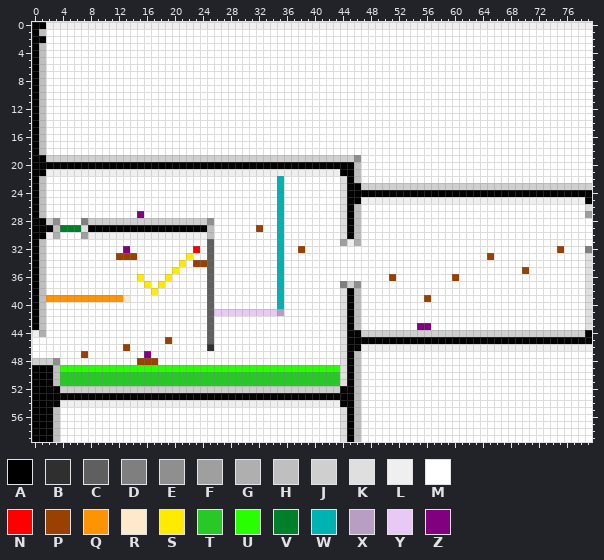
Sprite sheet -- source/level_data/layouts/level9/layer2.png. Above is the file before it was changed.
The file is 80x60 pixels.
Palette (. is transparent): A #000000  B #2f2f2f  C #5f5f5f  D #7f7f7f  E #8f8f8f  F #9f9f9f  G #afafaf  H #bfbfbf  J #cfcfcf  K #dfdfdf  L #efefef  M #ffffff  N #ff0000  P #994100  Q #ff9400  R #ffe9cc  S #ffea00  T #28c828  U #28ff00  V #00802b  W #00b3b3  X #b79ec2  Y #e8c9f6  Z #800080
Pixels before (only the part around the change), first column x 0:
24 AHMMMMMMMMMMMMMMMMM
25 AHMMMMMMMMMMMMMMMMM
26 AHMMMMMMMMMMMMMMMMM
27 AHMMMMMMMMMMMMMZMMM
28 AAJEMMMDJJJJJJJJJJJ
29 AAAHVVVKAAAAAAAAAAA
30 AALGMMMFLLLLLLLLLLL
31 AHMMMMMMMMMMMMMMMMM
32 AHMMMMMMMMMMMZMMMMM
33 AHMMMMMMMMMMPPPMMMM
34 AHMMMMMMMMMMMMMMMMM
35 AHMMMMMMMMMMMMMMMMM
36 AHMMMMMMMMMMMMMSMMM
37 AHMMMMMMMMMMMMMMSMS
38 AHMMMMMMMMMMMMMMMSM
39 AHQQQQQQQQQQQRMMMMM
40 AHMMMMMMMMMMMMMMMMM
41 AHMMMMMMMMMMMMMMMMM
42 AHMMMMMMMMMMMMMMMMM
Once edited:
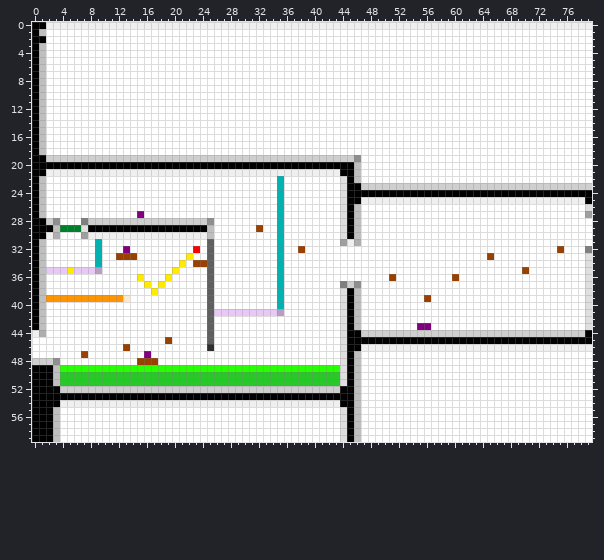
Change:
{"y":31,"x":9,"old":"M","new":"W"}
{"y":32,"x":9,"old":"M","new":"W"}
{"y":33,"x":9,"old":"M","new":"W"}
{"y":34,"x":9,"old":"M","new":"W"}
{"y":35,"x":2,"old":"MMMMMMMM","new":"YYYSYYYX"}
{"label":"changed","picture_box":[46,239,102,274]}
